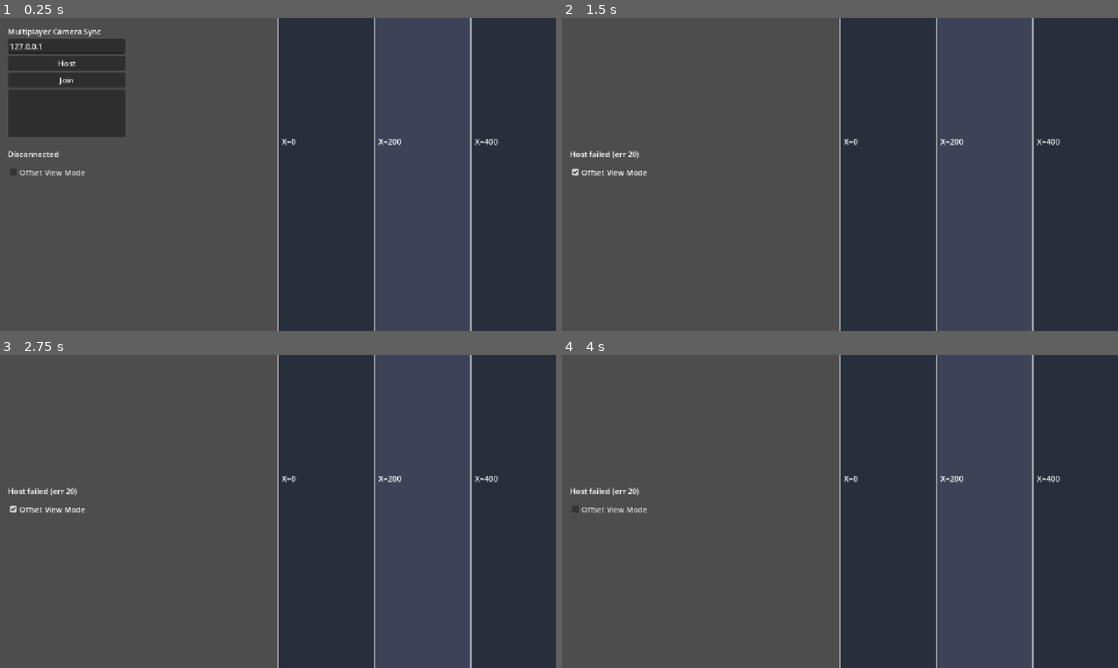
Above: before the commit, frames 1-4 (two rows, left to right).
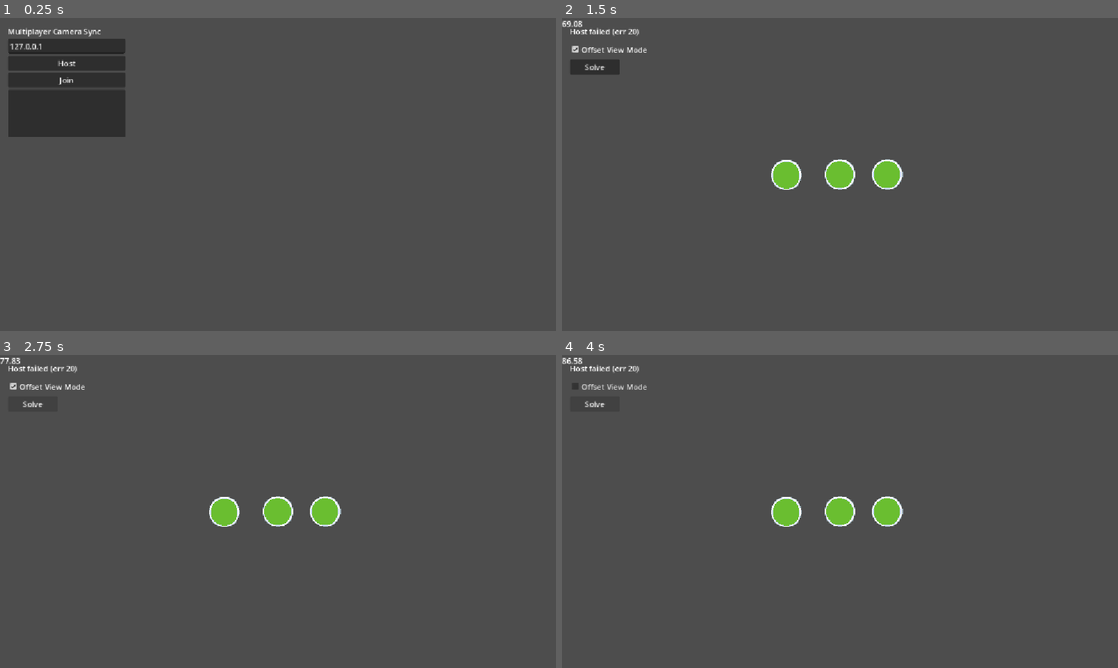
Above: after the commit, the same moments.

Repository: MarkLorens/SpaceOpurrator
Game: Godot game, scene res://scenes/main_menu.tscn
The game is run twice, just before and just after one commit, with the same random seed, the same clock (stepped at 60 frames per second) and the same inputs. Before the commit the project starts from res://scenes/main.tscn.
Inputs (mouse positions are in pixels of both pictures, inside the frame that each line leads up to):
- Up to frame 1 (0.25 s): no input
- Up to frame 2 (1.5 s): click "Host" at 0.5 s; click "Offset View Mode" at 1.25 s
- Up to frame 3 (2.75 s): click (33, 405) at 2 s, where only the run after the commit has a clickable "Solve"
- Up to frame 4 (4 s): click "Offset View Mode" at 2.75 s; click (595, 405) at 3.5 s, where only the run after the commit has a clickable "Solve"

The runs differ from the first frame. In frame 1, 33% of the frame differs, in the area x 1-100%, y 0-100%; in frame 2, 35%, in the area x 0-100%, y 0-100%; in frame 3, 34%; in frame 4, 34%.

Commit message:
puzzles and such.

Diff:
--- a/project.godot
+++ b/project.godot
@@ -11,13 +11,15 @@
 [application]
 
 config/name="MultipeerGodotTest"
-run/main_scene="res://scenes/main.tscn"
+run/main_scene="res://scenes/main_menu.tscn"
 config/features=PackedStringArray("4.7", "Forward Plus")
 config/icon="res://icon.svg"
 
 [autoload]
 
 NetworkManager="*res://scripts/network_manager.gd"
+SequenceGenerator="*uid://dgmmmfdyycsdk"
+PuzzleSolver="*uid://b16wdruviytax"
 
 [display]
 
--- /dev/null
+++ b/scenes/buttons/button.tscn
@@ -0,0 +1,17 @@
+[gd_scene format=3 uid="uid://bieedpekf6xmd"]
+
+[ext_resource type="Script" uid="uid://bl2yyiispc2cw" path="res://scenes/buttons/button_script.gd" id="1_0j123"]
+[ext_resource type="Texture2D" uid="uid://ceph42xn14w1q" path="res://assets/space_opurrator_prototype_assets/button_green.png" id="2_kjtie"]
+
+[sub_resource type="CircleShape2D" id="CircleShape2D_fey80"]
+radius = 31.0
+
+[node name="Area2D" type="Area2D" unique_id=438774499]
+script = ExtResource("1_0j123")
+
+[node name="Sprite2D" type="Sprite2D" parent="." unique_id=1091520124]
+texture_filter = 1
+texture = ExtResource("2_kjtie")
+
+[node name="CollisionShape2D" type="CollisionShape2D" parent="." unique_id=2110927508]
+shape = SubResource("CircleShape2D_fey80")
--- /dev/null
+++ b/scenes/buttons/button_script.gd
@@ -0,0 +1,11 @@
+extends Area2D
+
+@export var btnValue: int = 0
+# Called when the node enters the scene tree for the first time.
+func _ready() -> void:
+	input_event.connect(_on_input_event)
+
+# Called every frame. 'delta' is the elapsed time since the previous frame.
+func _on_input_event(_viewport: Node, event: InputEvent, _shade_idx: int) -> void:
+	if event is InputEventMouseButton and event.pressed and event.button_index == MOUSE_BUTTON_LEFT:
+		PuzzleSolver.build_correct_seq(btnValue)
--- a/scenes/main.tscn
+++ b/scenes/main.tscn
@@ -1,58 +1,79 @@
-[gd_scene load_steps=3 format=3 uid="uid://bqxk8h2m5t7yf"]
+[gd_scene format=3 uid="uid://d0jjm8d4ipq05"]
 
 [ext_resource type="Script" path="res://scripts/main.gd" id="1_main"]
-[ext_resource type="PackedScene" path="res://scenes/world.tscn" id="2_world"]
+[ext_resource type="PackedScene" uid="uid://c8n2vjq1w3l4a" path="res://scenes/world.tscn" id="2_world"]
+[ext_resource type="Script" uid="uid://b67gujo0d4cc7" path="res://scenes/ui/hud.gd" id="3_sugp2"]
 
-[node name="Main" type="Control"]
+[node name="Main" type="Control" unique_id=1947701498]
 layout_mode = 3
 anchors_preset = 15
 anchor_right = 1.0
 anchor_bottom = 1.0
 grow_horizontal = 2
 grow_vertical = 2
+mouse_filter = 2
 script = ExtResource("1_main")
 
-[node name="World" parent="." instance=ExtResource("2_world")]
+[node name="World" parent="." unique_id=1356135964 instance=ExtResource("2_world")]
 
-[node name="UI" type="CanvasLayer" parent="."]
+[node name="UI" type="CanvasLayer" parent="." unique_id=789794099]
 
-[node name="ConnectionPanel" type="VBoxContainer" parent="UI"]
+[node name="ConnectionPanel" type="VBoxContainer" parent="UI" unique_id=837088202]
 offset_left = 16.0
 offset_top = 16.0
 offset_right = 260.0
 offset_bottom = 140.0
 
-[node name="TitleLabel" type="Label" parent="UI/ConnectionPanel"]
+[node name="TitleLabel" type="Label" parent="UI/ConnectionPanel" unique_id=1811194071]
 layout_mode = 2
 text = "Multiplayer Camera Sync"
 
-[node name="IPEdit" type="LineEdit" parent="UI/ConnectionPanel"]
+[node name="IPEdit" type="LineEdit" parent="UI/ConnectionPanel" unique_id=1111460422]
 layout_mode = 2
+text = "127.0.0.1"
 placeholder_text = "127.0.0.1"
-text = "127.0.0.1"
 
-[node name="HostButton" type="Button" parent="UI/ConnectionPanel"]
+[node name="HostButton" type="Button" parent="UI/ConnectionPanel" unique_id=1116650294]
 layout_mode = 2
 text = "Host"
 
-[node name="JoinButton" type="Button" parent="UI/ConnectionPanel"]
+[node name="JoinButton" type="Button" parent="UI/ConnectionPanel" unique_id=737834803]
 layout_mode = 2
 text = "Join"
 
-[node name="LobbyList" type="ItemList" parent="UI/ConnectionPanel"]
+[node name="LobbyList" type="ItemList" parent="UI/ConnectionPanel" unique_id=1725757424]
 custom_minimum_size = Vector2(0, 100)
 layout_mode = 2
 
-[node name="StatusLabel" type="Label" parent="UI"]
+[node name="StatusLabel" type="Label" parent="UI" unique_id=289036713]
 offset_left = 16.0
 offset_top = 270.0
 offset_right = 300.0
 offset_bottom = 294.0
 text = "Disconnected"
 
-[node name="OffsetModeCheckBox" type="CheckBox" parent="UI"]
+[node name="OffsetModeCheckBox" type="CheckBox" parent="UI" unique_id=1352396491]
 offset_left = 16.0
 offset_top = 304.0
 offset_right = 220.0
 offset_bottom = 328.0
 text = "Offset View Mode"
+
+[node name="SolveButton" type="Button" parent="UI" unique_id=1947701499]
+offset_left = 16.0
+offset_top = 340.0
+offset_right = 120.0
+offset_bottom = 371.0
+text = "Solve"
+
+[node name="hud" type="Control" parent="UI" unique_id=2009253689]
+layout_mode = 3
+anchors_preset = 0
+offset_right = 40.0
+offset_bottom = 40.0
+script = ExtResource("3_sugp2")
+
+[node name="Label" type="Label" parent="UI/hud" unique_id=945563829]
+layout_mode = 0
+offset_right = 40.0
+offset_bottom = 23.0
--- /dev/null
+++ b/scenes/main_menu.tscn
@@ -0,0 +1,40 @@
+[gd_scene format=3 uid="uid://bqxk8h2m5t7yf"]
+
+[ext_resource type="Script" uid="uid://do1eds3b71h6e" path="res://scripts/main_menu.gd" id="1_main"]
+
+[node name="MainMenu" type="Control" unique_id=1947701498]
+layout_mode = 3
+anchors_preset = 15
+anchor_right = 1.0
+anchor_bottom = 1.0
+grow_horizontal = 2
+grow_vertical = 2
+mouse_filter = 2
+script = ExtResource("1_main")
+
+[node name="ConnectionPanel" type="VBoxContainer" parent="." unique_id=837088202]
+offset_left = 16.0
+offset_top = 16.0
+offset_right = 260.0
+offset_bottom = 140.0
+
+[node name="TitleLabel" type="Label" parent="ConnectionPanel" unique_id=1811194071]
+layout_mode = 2
+text = "Multiplayer Camera Sync"
+
+[node name="IPEdit" type="LineEdit" parent="ConnectionPanel" unique_id=1111460422]
+layout_mode = 2
+text = "127.0.0.1"
+placeholder_text = "127.0.0.1"
+
+[node name="HostButton" type="Button" parent="ConnectionPanel" unique_id=1116650294]
+layout_mode = 2
+text = "Host"
+
+[node name="JoinButton" type="Button" parent="ConnectionPanel" unique_id=737834803]
+layout_mode = 2
+text = "Join"
+
+[node name="LobbyList" type="ItemList" parent="ConnectionPanel" unique_id=1725757424]
+custom_minimum_size = Vector2(0, 100)
+layout_mode = 2
--- /dev/null
+++ b/scenes/ui/hud.gd
@@ -0,0 +1,20 @@
+extends Control
+
+@onready var progressBar: Label = $Label
+@onready var solve_button: Button = $"../SolveButton"
+
+@export var endTarget: float = 100.0
+@export var startProgress: float = 70.0
+
+var trackProgress: float
+
+func _ready() -> void:
+	solve_button.pressed.connect(_on_solve_pressed)
+	trackProgress = startProgress
+
+func _process(delta: float) -> void:
+	trackProgress -= 1 * delta
+	progressBar.text = "%.2f" %trackProgress
+
+func _on_solve_pressed() -> void:
+	trackProgress += 10
--- a/scenes/world.tscn
+++ b/scenes/world.tscn
@@ -1,13 +1,58 @@
-[gd_scene load_steps=3 format=3 uid="uid://c8n2vjq1w3l4a"]
+[gd_scene format=3 uid="uid://c8n2vjq1w3l4a"]
 
-[ext_resource type="Script" path="res://scripts/world.gd" id="1_world"]
-[ext_resource type="Script" path="res://scripts/synced_camera.gd" id="2_camera"]
+[ext_resource type="Script" uid="uid://cu0ofc55j711h" path="res://scripts/world.gd" id="1_world"]
+[ext_resource type="Script" uid="uid://ne06oxrw0moj" path="res://scripts/synced_camera.gd" id="2_camera"]
+[ext_resource type="PackedScene" uid="uid://bieedpekf6xmd" path="res://scenes/buttons/button.tscn" id="3_4wyf3"]
+[ext_resource type="Script" uid="uid://b67gujo0d4cc7" path="res://scenes/ui/hud.gd" id="4_sugp2"]
 
-[node name="World" type="Node2D"]
+[node name="World" type="Node2D" unique_id=1009675160]
 script = ExtResource("1_world")
 
-[node name="Camera2D" type="Camera2D" parent="."]
-position = Vector2(0, 0)
-zoom = Vector2(1, 1)
-current = true
+[node name="Camera2D" type="Camera2D" parent="." unique_id=833825542]
 script = ExtResource("2_camera")
+
+[node name="Area2D" parent="." unique_id=438774499 instance=ExtResource("3_4wyf3")]
+btnValue = 2
+
+[node name="Area2D2" parent="." unique_id=1614780510 instance=ExtResource("3_4wyf3")]
+position = Vector2(-111, 1)
+btnValue = 1
+
+[node name="Area2D3" parent="." unique_id=150997550 instance=ExtResource("3_4wyf3")]
+position = Vector2(98, 0)
+btnValue = 3
+
+[node name="UI" type="CanvasLayer" parent="." unique_id=789794099]
+
+[node name="StatusLabel" type="Label" parent="UI" unique_id=289036713]
+offset_left = 16.0
+offset_top = 16.0
+offset_right = 300.0
+offset_bottom = 40.0
+text = "Disconnected"
+
+[node name="OffsetModeCheckBox" type="CheckBox" parent="UI" unique_id=1352396491]
+offset_left = 16.0
+offset_top = 50.0
+offset_right = 220.0
+offset_bottom = 74.0
+text = "Offset View Mode"
+
+[node name="SolveButton" type="Button" parent="UI" unique_id=1947701499]
+offset_left = 16.0
+offset_top = 86.0
+offset_right = 120.0
+offset_bottom = 117.0
+text = "Solve"
+
+[node name="hud" type="Control" parent="UI" unique_id=2009253689]
+layout_mode = 3
+anchors_preset = 0
+offset_right = 40.0
+offset_bottom = 23.0
+script = ExtResource("4_sugp2")
+
+[node name="Label" type="Label" parent="UI/hud" unique_id=945563829]
+layout_mode = 0
+offset_right = 40.0
+offset_bottom = 23.0
--- /dev/null
+++ b/scripts/helpers/puzzle_solver.gd
@@ -0,0 +1,20 @@
+extends Node
+
+var correctSeq : Array[int]
+var submittedSeq: Array[int]
+
+func _ready() -> void:
+	correctSeq = SequenceGenerator.generate_new_task()
+	print("new sequence: ", correctSeq)
+
+func build_correct_seq(num: int) -> void:
+	submittedSeq.append(num)
+
+func solve_puzzle() -> bool:
+	var solved := correctSeq == submittedSeq
+	print("expected: ", correctSeq, " submitted: ", submittedSeq)
+	submittedSeq.clear()
+	if solved:
+		correctSeq = SequenceGenerator.generate_new_task()
+		print("new sequence: ", correctSeq)
+	return solved
--- /dev/null
+++ b/scripts/helpers/sequence_generator.gd
@@ -0,0 +1,8 @@
+extends Node
+
+
+
+func generate_new_task() -> Array[int]:
+	var task_sequence: Array[int] = [1, 2, 3]
+	task_sequence.shuffle()
+	return task_sequence
--- a/scripts/main.gd
+++ /dev/null
@@ -1,57 +0,0 @@
-extends Control
-## Main scene controller: wires the Host/Join UI, connection status display,
-## and the Offset Mode toggle to NetworkManager and the shared world's camera.
-
-@onready var connection_panel: VBoxContainer = $UI/ConnectionPanel
-@onready var ip_edit: LineEdit = $UI/ConnectionPanel/IPEdit
-@onready var lobby_list: ItemList = $UI/ConnectionPanel/LobbyList
-@onready var host_button: Button = $UI/ConnectionPanel/HostButton
-@onready var join_button: Button = $UI/ConnectionPanel/JoinButton
-@onready var status_label: Label = $UI/StatusLabel
-@onready var offset_checkbox: CheckBox = $UI/OffsetModeCheckBox
-@onready var camera: Camera2D = $World/Camera2D
-
-
-func _ready() -> void:
-	host_button.pressed.connect(_on_host_pressed)
-	join_button.pressed.connect(_on_join_pressed)
-	lobby_list.item_selected.connect(_on_lobby_selected)
-	NetworkManager.lobbies_changed.connect(_on_lobbies_changed)
-	offset_checkbox.toggled.connect(_on_offset_toggled)
-	NetworkManager.status_changed.connect(_on_status_changed)
-	_on_status_changed(NetworkManager.status)
-
-
-func _on_host_pressed() -> void:
-	NetworkManager.host_game()
-	camera.set_screen_index(0)
-	connection_panel.visible = false
-
-
-func _on_join_pressed() -> void:
-	var address := ip_edit.text.strip_edges()
-	_join(address if not address.is_empty() else "127.0.0.1")
-
-
-func _on_lobbies_changed(lobbies: Dictionary) -> void:
-	lobby_list.clear()
-	for lobby_name in lobbies:
-		lobby_list.set_item_metadata(lobby_list.add_item(lobby_name), lobbies[lobby_name])
-
-
-func _on_lobby_selected(index: int) -> void:
-	_join(lobby_list.get_item_metadata(index))
-
-
-func _join(address: String) -> void:
-	NetworkManager.join_game(address)
-	camera.set_screen_index(1)
-	connection_panel.visible = false
-
-
-func _on_status_changed(status: String) -> void:
-	status_label.text = status
-
-
-func _on_offset_toggled(enabled: bool) -> void:
-	camera.set_offset_mode(enabled)
--- /dev/null
+++ b/scripts/main_menu.gd
@@ -0,0 +1,40 @@
+extends Control
+## Main menu: Host/Join UI. Kicks off NetworkManager and hands off to the
+## world scene immediately, same as the connection flow always did.
+
+@onready var ip_edit: LineEdit = $ConnectionPanel/IPEdit
+@onready var lobby_list: ItemList = $ConnectionPanel/LobbyList
+@onready var host_button: Button = $ConnectionPanel/HostButton
+@onready var join_button: Button = $ConnectionPanel/JoinButton
+
+
+func _ready() -> void:
+	host_button.pressed.connect(_on_host_pressed)
+	join_button.pressed.connect(_on_join_pressed)
+	lobby_list.item_selected.connect(_on_lobby_selected)
+	NetworkManager.lobbies_changed.connect(_on_lobbies_changed)
+
+
+func _on_host_pressed() -> void:
+	NetworkManager.host_game()
+	get_tree().change_scene_to_file("res://scenes/world.tscn")
+
+
+func _on_join_pressed() -> void:
+	var address := ip_edit.text.strip_edges()
+	_join(address if not address.is_empty() else "127.0.0.1")
+
+
+func _on_lobbies_changed(lobbies: Dictionary) -> void:
+	lobby_list.clear()
+	for lobby_name in lobbies:
+		lobby_list.set_item_metadata(lobby_list.add_item(lobby_name), lobbies[lobby_name])
+
+
+func _on_lobby_selected(index: int) -> void:
+	_join(lobby_list.get_item_metadata(index))
+
+
+func _join(address: String) -> void:
+	NetworkManager.join_game(address)
+	get_tree().change_scene_to_file("res://scenes/world.tscn")
--- a/scripts/synced_camera.gd
+++ b/scripts/synced_camera.gd
@@ -30,6 +30,7 @@
 func _ready() -> void:
 	master_x = position.x
 	display_x = position.x
+	screen_index = 1 if NetworkManager.role == NetworkManager.Role.CLIENT else 0
 
 
 func _input(event: InputEvent) -> void:
@@ -71,10 +72,6 @@
 
 func set_offset_mode(enabled: bool) -> void:
 	offset_mode = enabled
-
-
-func set_screen_index(index: int) -> void:
-	screen_index = index
 
 
 func _on_local_click() -> void:
--- a/scripts/world.gd
+++ b/scripts/world.gd
@@ -1,52 +1,63 @@
 extends Node2D
-## Builds the shared continuous 2D world: a wide horizontal strip with
-## alternating background stripes plus a numbered vertical line every 200px,
-## so panning/scrolling is immediately noticeable on both connected screens.
+## The actual game: shared 2D world (camera + puzzle buttons) plus the
+## in-game UI (connection status, offset-mode toggle, solve button, hud).
+## Entered from MainMenu once a host/join is kicked off.
 
 const WORLD_WIDTH := 3000.0
 const MARK_SPACING := 200.0
 const STRIPE_HEIGHT := 2000.0
 
 @onready var camera: Camera2D = $Camera2D
+@onready var status_label: Label = $UI/StatusLabel
+@onready var offset_checkbox: CheckBox = $UI/OffsetModeCheckBox
+@onready var solve_button: Button = $UI/SolveButton
 
 
 func _ready() -> void:
 	camera.world_min_x = 0.0
 	camera.world_max_x = WORLD_WIDTH
-	_generate_landmarks()
+	#_generate_landmarks()
 	camera.make_current()
+	offset_checkbox.toggled.connect(camera.set_offset_mode)
+	solve_button.pressed.connect(func(): print(PuzzleSolver.solve_puzzle()))
+	NetworkManager.status_changed.connect(_on_status_changed)
+	_on_status_changed(NetworkManager.status)
 
 
-func _generate_landmarks() -> void:
-	var landmarks := Node2D.new()
-	landmarks.name = "Landmarks"
-	add_child(landmarks)
-
-	var x := 0.0
-	var i := 0
-	while x <= WORLD_WIDTH:
-		# Alternating background stripe: unmistakable when the camera pans.
-		var stripe := ColorRect.new()
-		stripe.size = Vector2(MARK_SPACING, STRIPE_HEIGHT)
-		stripe.position = Vector2(x, -STRIPE_HEIGHT / 2.0)
-		stripe.color = Color(0.16, 0.18, 0.24) if i % 2 == 0 else Color(0.24, 0.26, 0.34)
-		stripe.mouse_filter = Control.MOUSE_FILTER_IGNORE  # Decoration only: never eat drag input.
-		landmarks.add_child(stripe)
-
-		# Vertical marker line at every 200px world-space increment.
-		var line := Line2D.new()
-		line.points = PackedVector2Array([
-			Vector2(x, -STRIPE_HEIGHT / 2.0), Vector2(x, STRIPE_HEIGHT / 2.0)
-		])
-		line.width = 3.0
-		line.default_color = Color(1, 1, 1, 0.5)
-		landmarks.add_child(line)
-
-		# Label showing the world X coordinate at this marker.
-		var label := Label.new()
-		label.text = "X=%d" % int(x)
-		label.position = Vector2(x + 8, -80)
-		landmarks.add_child(label)
-
-		x += MARK_SPACING
-		i += 1
+func _on_status_changed(status: String) -> void:
+	status_label.text = status
+#
+#
+#func _generate_landmarks() -> void:
+	#var landmarks := Node2D.new()
+	#landmarks.name = "Landmarks"
+	#add_child(landmarks)
+#
+	#var x := 0.0
+	#var i := 0
+	#while x <= WORLD_WIDTH:
+		## Alternating background stripe: unmistakable when the camera pans.
+		#var stripe := ColorRect.new()
+		#stripe.size = Vector2(MARK_SPACING, STRIPE_HEIGHT)
+		#stripe.position = Vector2(x, -STRIPE_HEIGHT / 2.0)
+		#stripe.color = Color(0.16, 0.18, 0.24) if i % 2 == 0 else Color(0.24, 0.26, 0.34)
+		#stripe.mouse_filter = Control.MOUSE_FILTER_IGNORE  # Decoration only: never eat drag input.
+		#landmarks.add_child(stripe)
+#
+		## Vertical marker line at every 200px world-space increment.
+		#var line := Line2D.new()
+		#line.points = PackedVector2Array([
+			#Vector2(x, -STRIPE_HEIGHT / 2.0), Vector2(x, STRIPE_HEIGHT / 2.0)
+		#])
+		#line.width = 3.0
+		#line.default_color = Color(1, 1, 1, 0.5)
+		#landmarks.add_child(line)
+#
+		## Label showing the world X coordinate at this marker.
+		#var label := Label.new()
+		#label.text = "X=%d" % int(x)
+		#label.position = Vector2(x + 8, -80)
+		#landmarks.add_child(label)
+#
+		#x += MARK_SPACING
+		#i += 1
Binary file added: assets/space_opurrator_prototype_assets/button_green.png
Not shown, added: assets/space_opurrator_prototype_assets/button_green.png.import
Binary file added: assets/space_opurrator_prototype_assets/button_red.png
Not shown, added: assets/space_opurrator_prototype_assets/button_red.png.import
Binary file added: assets/space_opurrator_prototype_assets/button_yellow.png
Not shown, added: assets/space_opurrator_prototype_assets/button_yellow.png.import
Binary file added: assets/space_opurrator_prototype_assets/star.png
Not shown, added: assets/space_opurrator_prototype_assets/star.png.import
Not shown, added: scenes/buttons/button_script.gd.uid
Not shown, added: scenes/ui/hud.gd.uid
Not shown, added: scripts/helpers/puzzle_solver.gd.uid
Not shown, added: scripts/helpers/sequence_generator.gd.uid
(and 1 more such lines)
